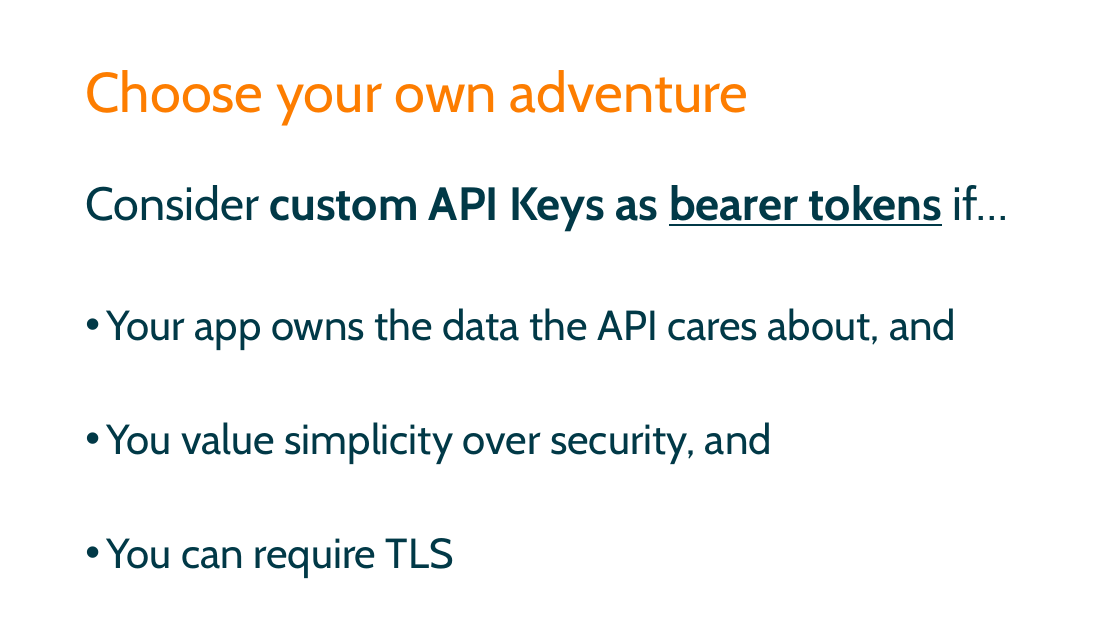
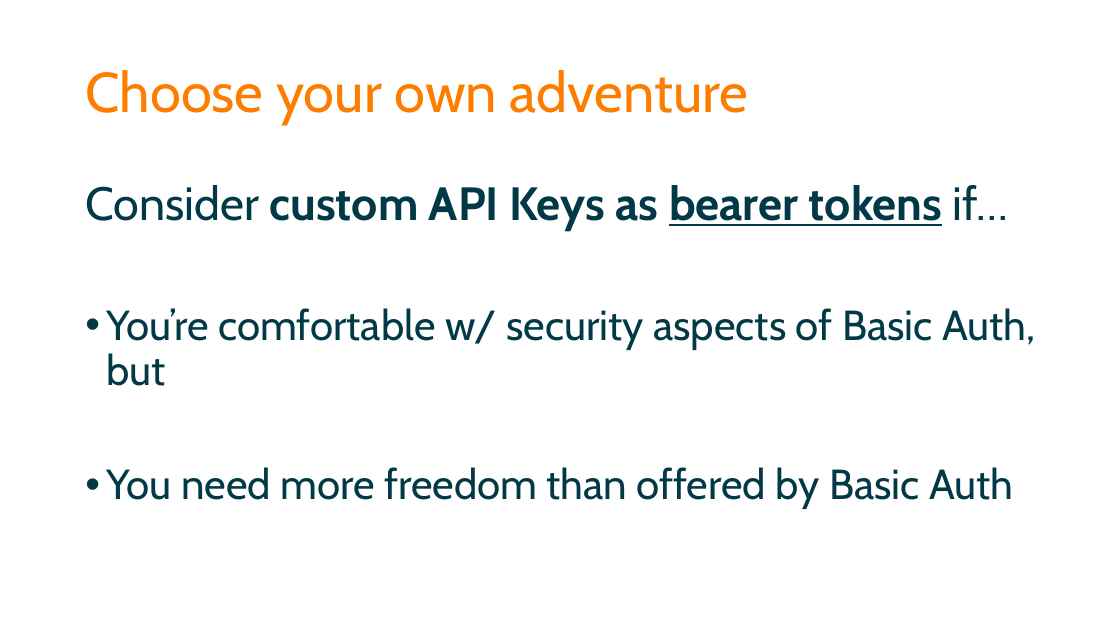
Before and after one commit to spetryjohnson/Securing-Your-API-Endpoints---StirTrek-2016, a slide deck: slide 68 of Securing Your API Endpoints - CodeMash 2016.pptx. Drawn at 1120x630 pixels with LibreOffice and Linux fonts; fonts in the diff are those of the drawing. Boxes give left, top, right and bottom in pixels: in the first picture for what was removed or moved away, otherwise in the second. Text is boxed around its words. In the diff, an @@ line names an element or a change of style, - is before the commit and + after.

Commit message:
More polish
Removed references to UI for basic auth, since it would be a moot issue
for API use. Cleaned up final section and tweaked the image for 2-party
auth.

```diff
--- a/Securing Your API Endpoints - CodeMash 2016.pptx
+++ b/Securing Your API Endpoints - CodeMash 2016.pptx
@@ text at (106,308,1035,509): text changed @@
-• Your app owns the data the API cares about, and
-• You value simplicity over security, and
-• You can require TLS
+• You’re comfortable w/ security aspects of Basic Auth, but
+• You need more freedom than offered by Basic Auth
```
Also in this commit, not shown: 8 other slides changed, 2 other files.
